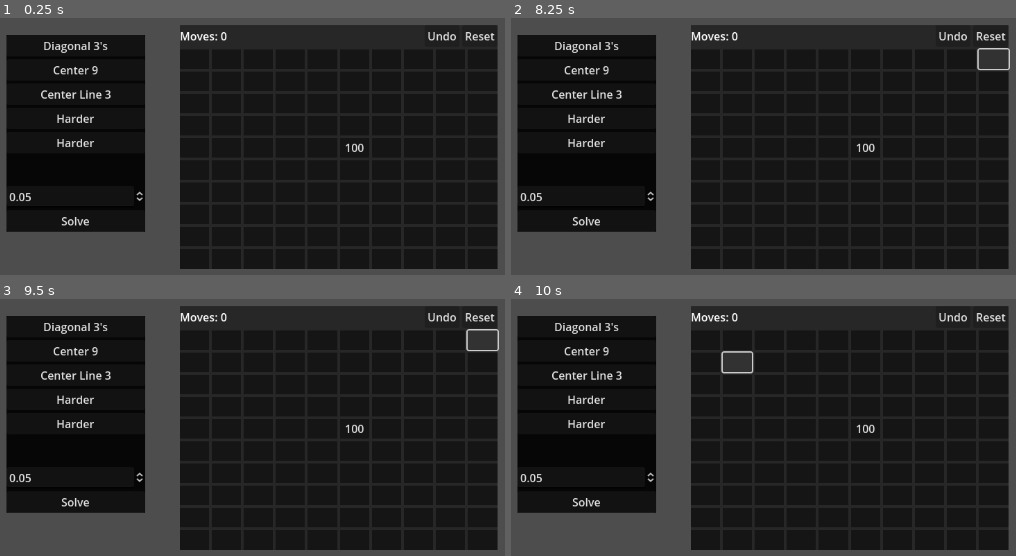
Above: before the commit, frames 1-4 (two rows, left to right).
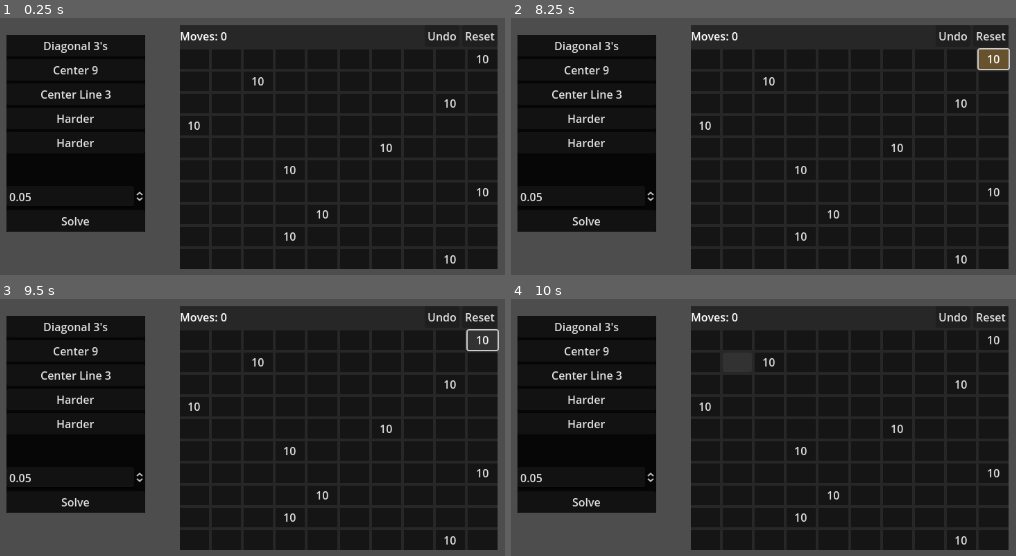
Above: after the commit, the same moments.

Repository: bitwes/StoneGridProblem
Game: Godot game, scene res://main.tscn
Two runs of this game, one before a commit and one after it. Both use one fixed random seed, a clock stepped at 60 frames per second and the inputs below.
Inputs (mouse positions are in pixels of both pictures, inside the frame that each line leads up to):
- Up to frame 1 (0.25 s): no input
- Up to frame 2 (8.25 s): click "Undo" at 0.5 s; click (707, 59) at 1.27 s; click (738, 59) at 2.02 s; click (768, 59) at 2.77 s; click (798, 59) at 3.52 s; click (834, 59) at 4.27 s; click (864, 59) at 5.02 s; click (899, 59) at 5.77 s; click (930, 59) at 6.52 s; click (960, 59) at 7.27 s; click (995, 59) at 8.02 s
- Up to frame 3 (9.5 s): click (484, 340) at 8.75 s, where only the run after the commit has a clickable "10"
- Up to frame 4 (10 s): click (738, 363) at 9.52 s

The runs differ from the first frame. In frame 1, 0.5% of the frame differs, in the area x 37-97%, y 14-96%; in frame 2, 0.9%, in the area x 37-99%, y 12-96%; in frame 3, 0.5%; in frame 4, 0.7%.

Commit message:
comments and such

Diff:
--- a/Main.gd
+++ b/Main.gd
@@ -87,7 +87,7 @@
 
 func _ready():
 	$StoneGrid.set_grid_size(10)
-	$StoneGrid.populate(ten_x_ten.hundred_center)
+	$StoneGrid.populate(ten_x_ten.various_tens)
 
 	#$StoneGrid.set_grid_size(3)
 	#$StoneGrid.populate(three_x_three.harder)
--- a/solvers.gd
+++ b/solvers.gd
@@ -29,10 +29,9 @@
 		var count = 0
 		var max_attempts = 200
 		while(!_grid.is_solved() and count <= max_attempts):
-			print('===================================')
+			print('===== Pass ', count, ' =====')
+			await attempt()
 			count += 1
-			await attempt()
-			#_grid.print_board()
 
 		print('Passes    ', count)
 		print('Moves     ', _grid.moves)
@@ -63,9 +62,7 @@
 		return closest
 
 
-	func push_to_least_then_in_dir_of_zero(pos : Vector2):
-		#var around = get_surrounding_squares(pos)
-		#around.sort_custom(func(a, b): return a.stones < b.stones)
+	func push_in_direction_of_closest_zero(pos : Vector2):
 		var here = _grid.get_button_at(pos)
 
 		if(here.stones > 1):
@@ -86,4 +83,4 @@
 		for i in range(_grid.size()):
 			for j in range(_grid.size()):
 				var pos = Vector2(i, j)
-				await push_to_least_then_in_dir_of_zero(pos)
+				await push_in_direction_of_closest_zero(pos)
